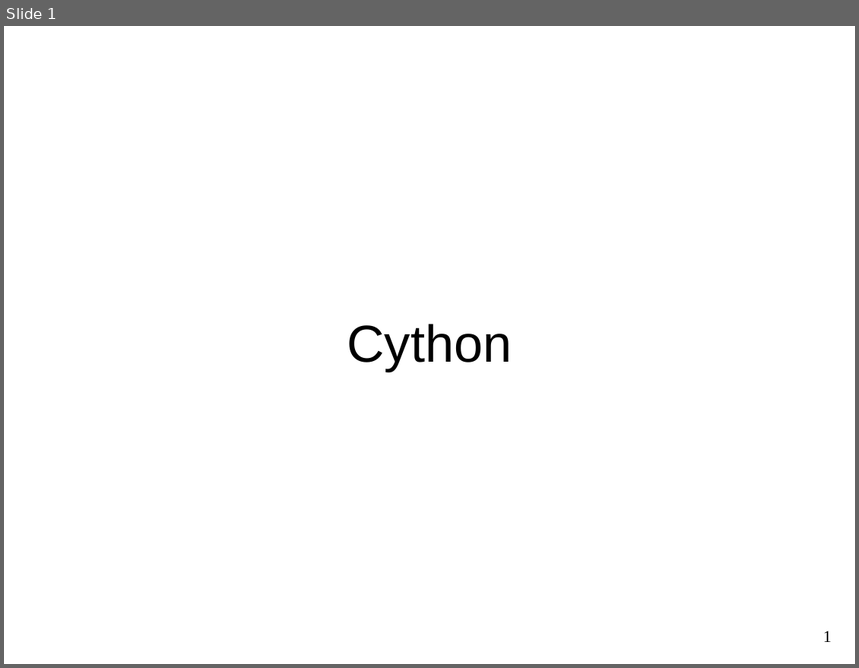
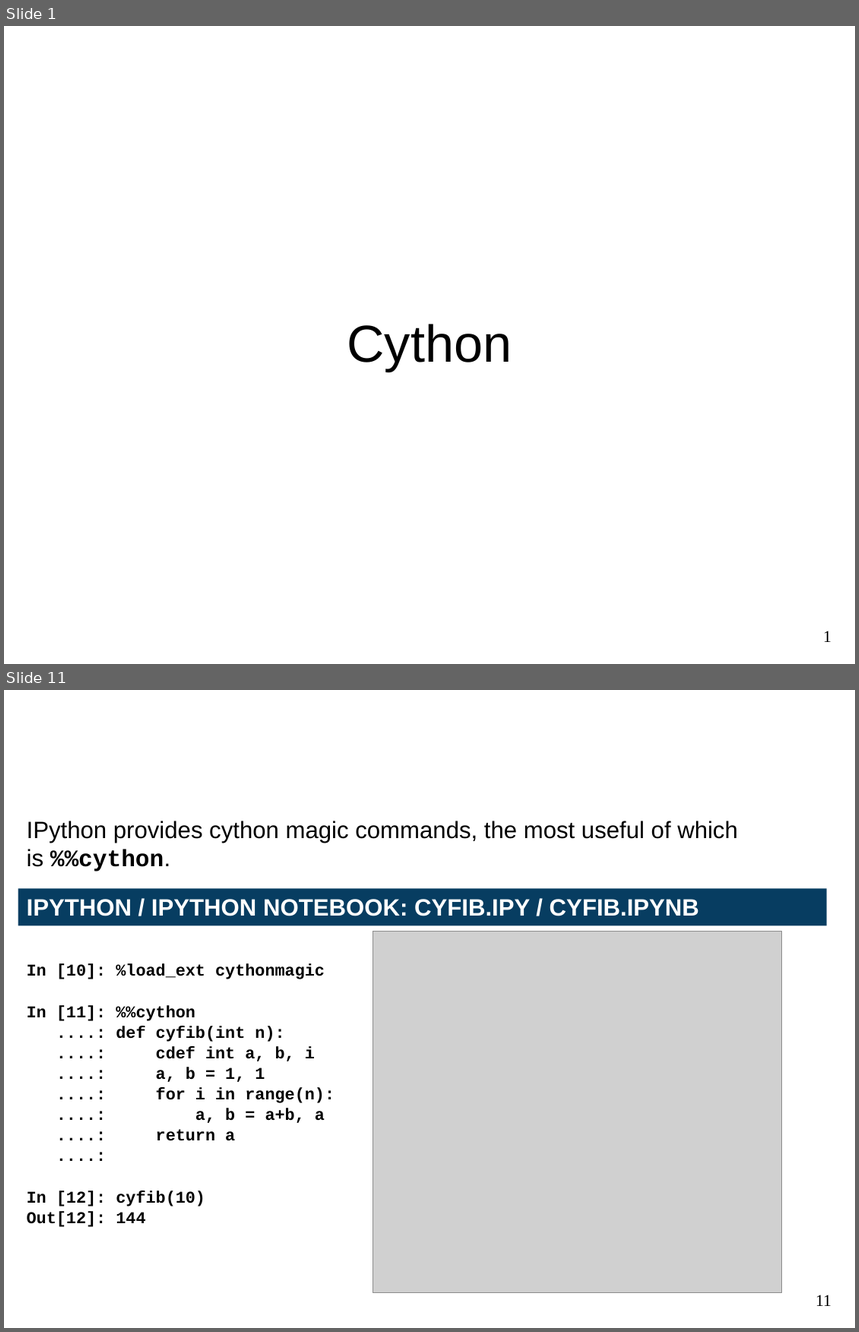
Before and after one commit to kwmsmith/scipy2013-cython-tutorial, a slide deck: Cython.pptx. Shown one above the other, each under a label of ours: slide 1 before the commit, slides 1 and 11 after it; the slides between them are not shown. The pictures are 859x668 and 859x1332 pixels, drawn with LibreOffice and Linux fonts; fonts in the diff are those of the drawing; grey boxes stand for pictures; background and template pictures are left out. Boxes give left, top, right and bottom in pixels: in the first picture for what was removed or moved away, otherwise in the second. Text is boxed around its words. In the diff, an @@ line names an element or a change of style, - is before the commit and + after.

```diff
--- a/Cython.pptx
+++ b/Cython.pptx
@@ slide 11 added at [4, 690, 855, 1328], background #FFFFFF @@
@@ text added at [27, 821, 738, 872], 20 pt, text #000000 @@
+IPython provides cython magic commands, the most useful of which is %%cython.
@@ rectangle added at [18, 888, 827, 926], fill #073D61, 20 pt, text #FFFFFF, bold @@
+IPYTHON / IPYTHON NOTEBOOK: CYFIB.IPY / CYFIB.IPYNB
@@ picture added at [373, 931, 782, 1293] @@
@@ text added at [27, 964, 335, 1227], 14 pt, text #000000, bold @@
+In [10]: %load_ext cythonmagic
+In [11]: %%cython
+....: def cyfib(int n):
+....: cdef int a, b, i
+....: a, b = 1, 1
+....: for i in range(n):
+....: a, b = a+b, a
+....: return a
+....:
+In [12]: cyfib(10)
+Out[12]: 144
@@ title added at [116, 1005, 196, 1021], 40 pt, text #FFFFFF @@
+Cython + IPython
@@ page number added at [816, 1295, 832, 1306], 14 pt, text #000000 @@
+11
```
Also in this commit, not shown: 12 slides changed, 38 other slides added, 8 slides removed, 14 other files.
